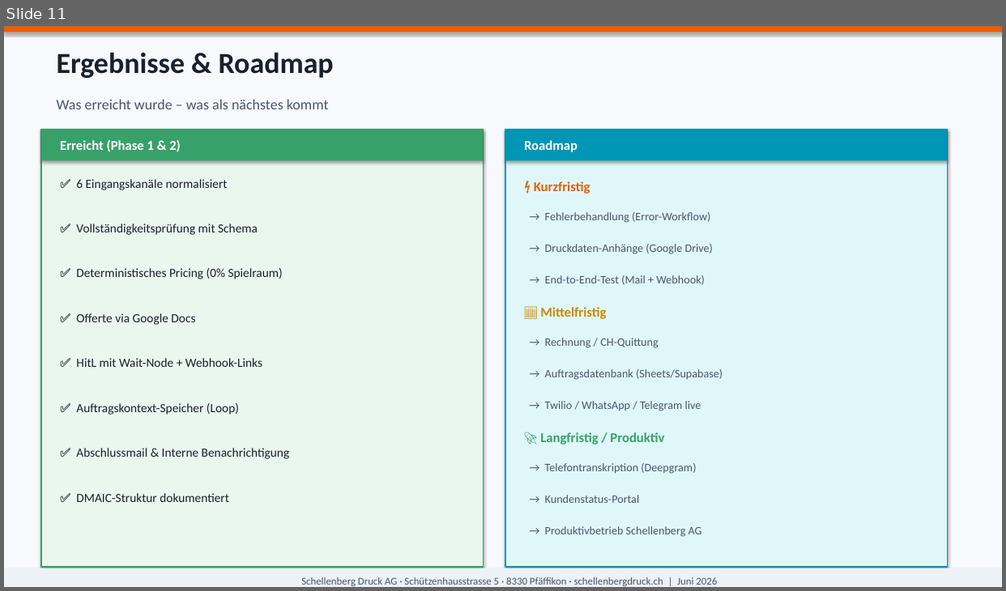
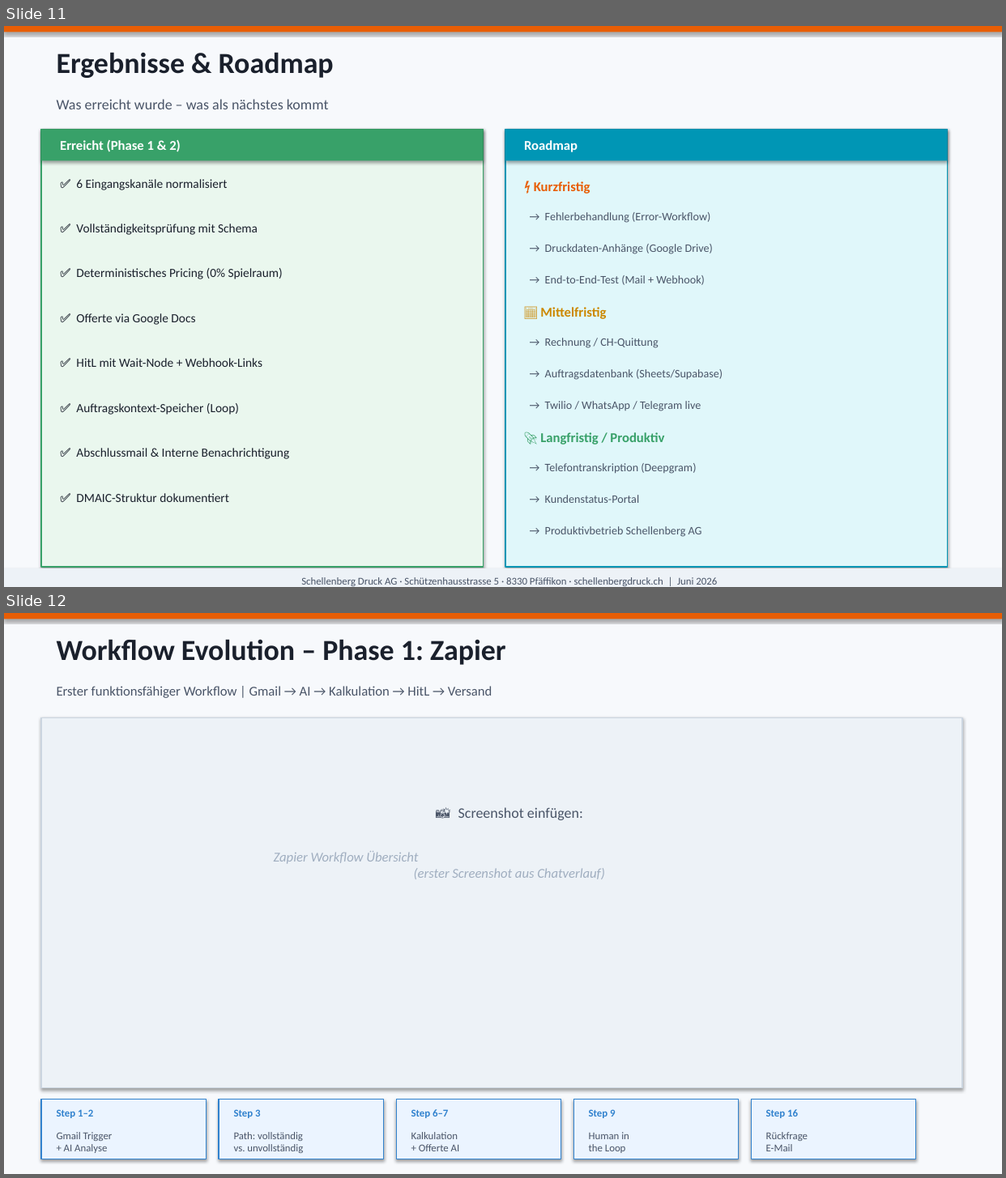
Before and after one commit to pglinz96-creator/zapier-json-schema, a slide deck: KI_Auftragsannahme_DMAIC.pptx. Shown one above the other, each under a label of ours: slide 11 before the commit, slides 11 and 12 after it. The pictures are 1006x591 and 1006x1178 pixels, drawn with LibreOffice and Linux fonts; fonts in the diff are those of the drawing. Boxes give left, top, right and bottom in pixels: in the first picture for what was removed or moved away, otherwise in the second. Text is boxed around its words. In the diff, an @@ line names an element or a change of style, - is before the commit and + after.

```diff
--- a/KI_Auftragsannahme_DMAIC.pptx
+++ b/KI_Auftragsannahme_DMAIC.pptx
@@ slide 12 added at [4, 613, 1002, 1174], background #F7F9FC @@
@@ rectangle added at [4, 613, 1002, 619], fill #E85D04 @@
@@ text added at [57, 639, 506, 665], 28 pt, text #1A202C, bold @@
+Workflow Evolution – Phase 1: Zapier
@@ text added at [57, 686, 492, 698], 13 pt, text #4A5568 @@
+Erster funktionsfähiger Workflow | Gmail → AI → Kalkulation → HitL → Versand
@@ rectangle added at [41, 717, 962, 1088], fill #EDF2F7, outline #CBD5E0 1.2 pt @@
@@ text added at [458, 807, 583, 820], 14 pt, text #4A5568 @@
+📸 Screenshot einfügen:
@@ text added at [274, 851, 605, 879], 13 pt, text #A0AEC0, italic @@
+Zapier Workflow Übersicht
+(erster Screenshot aus Chatverlauf)
@@ rectangle added at [41, 1100, 206, 1160], fill #EBF4FF, outline #3182CE 1.2 pt @@
@@ text added at [57, 1110, 93, 1118], 10 pt, text #3182CE, bold @@
+Step 1–2
@@ rectangle added at [219, 1100, 384, 1160], fill #EBF4FF, outline #3182CE 1.2 pt @@
@@ text added at [234, 1110, 260, 1118], 10 pt, text #3182CE, bold @@
+Step 3
@@ rectangle added at [396, 1100, 561, 1160], fill #EBF4FF, outline #3182CE 1.2 pt @@
@@ text added at [411, 1110, 448, 1118], 10 pt, text #3182CE, bold @@
+Step 6–7
@@ rectangle added at [573, 1100, 739, 1160], fill #EBF4FF, outline #3182CE 1.2 pt @@
@@ text added at [589, 1110, 615, 1118], 10 pt, text #3182CE, bold @@
+Step 9
@@ rectangle added at [751, 1100, 916, 1160], fill #EBF4FF, outline #3182CE 1.2 pt @@
@@ text added at [766, 1110, 798, 1118], 10 pt, text #3182CE, bold @@
+Step 16
@@ text added at [57, 1132, 113, 1153], 10 pt, text #4A5568 @@
+Gmail Trigger
++ AI Analyse
@@ text added at [234, 1132, 303, 1153], 10 pt, text #4A5568 @@
+Path: vollständig
+vs. unvollständig
@@ text added at [411, 1132, 460, 1152], 10 pt, text #4A5568 @@
+Kalkulation
++ Offerte AI
@@ text added at [589, 1132, 629, 1153], 10 pt, text #4A5568 @@
+Human in
+the Loop
@@ text added at [766, 1132, 808, 1152], 10 pt, text #4A5568 @@
+Rückfrage
+E-Mail
```
Also in this commit, not shown: 2 other slides added, 1 other file.
